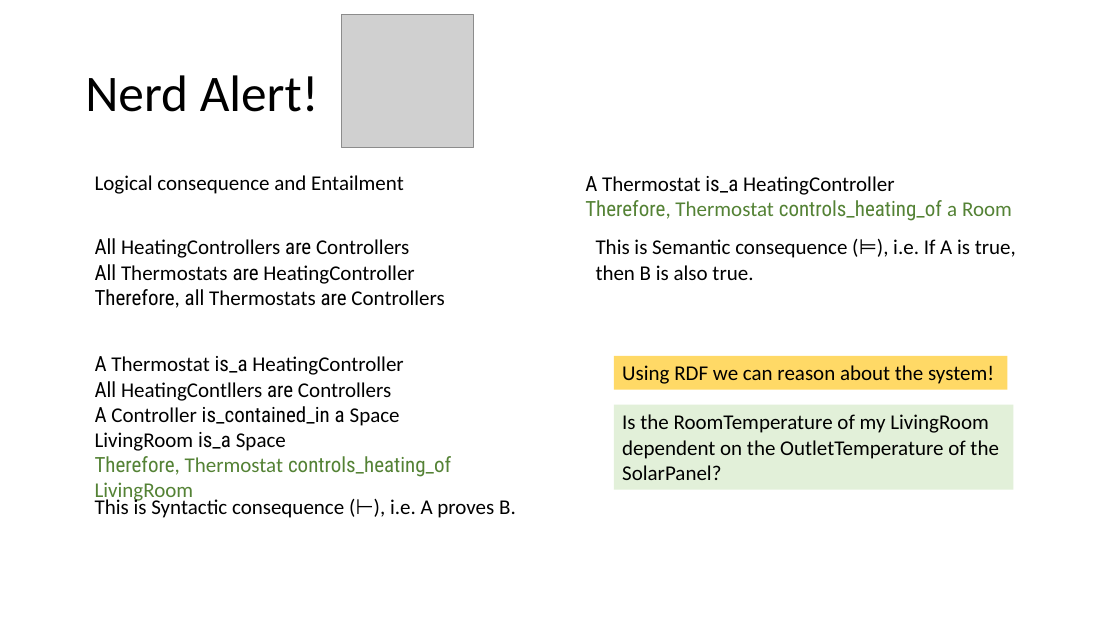
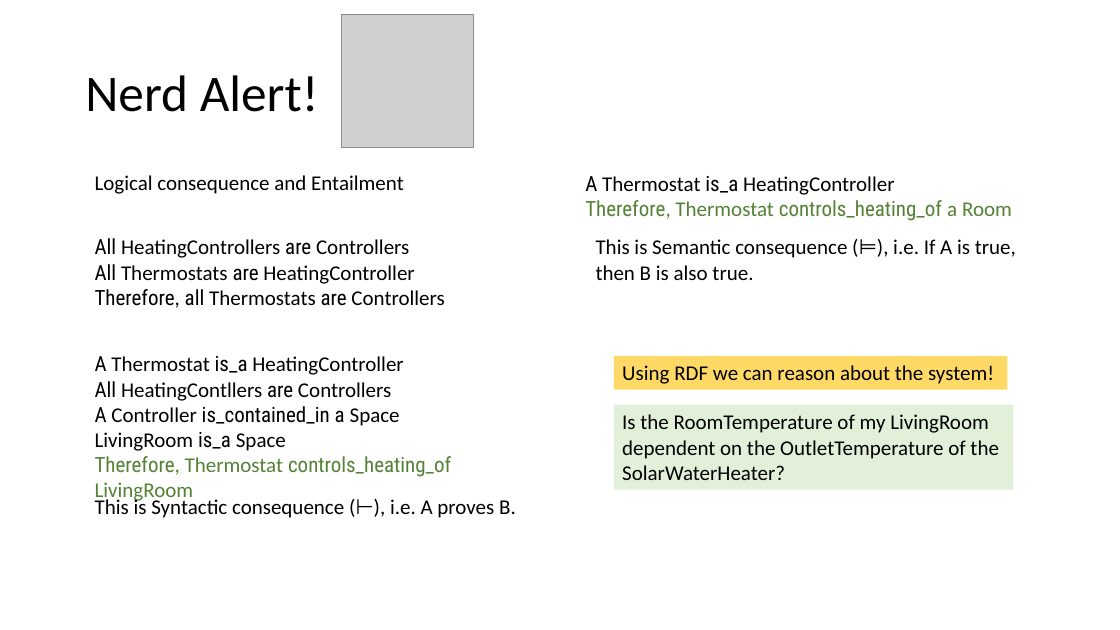
Before and after one commit to ganesheth/learning-semantic-web, a slide deck: slide 17 of Semantic Web.pptx. Drawn at 1120x630 pixels with LibreOffice and Linux fonts; fonts in the diff are those of the drawing; grey boxes stand for pictures. Boxes give left, top, right and bottom in pixels: in the first picture for what was removed or moved away, otherwise in the second. Text is boxed around its words. In the diff, an @@ line names an element or a change of style, - is before the commit and + after.

```diff
--- a/Semantic Web.pptx
+++ b/Semantic Web.pptx
@@ text in rectangle at box(622, 414, 998, 480): text changed @@
-Is the RoomTemperature of my LivingRoom dependent on the OutletTemperature of the SolarPanel?
+Is the RoomTemperature of my LivingRoom dependent on the OutletTemperature of the SolarWaterHeater?
```
Also in this commit, not shown: 7 other slides changed.
